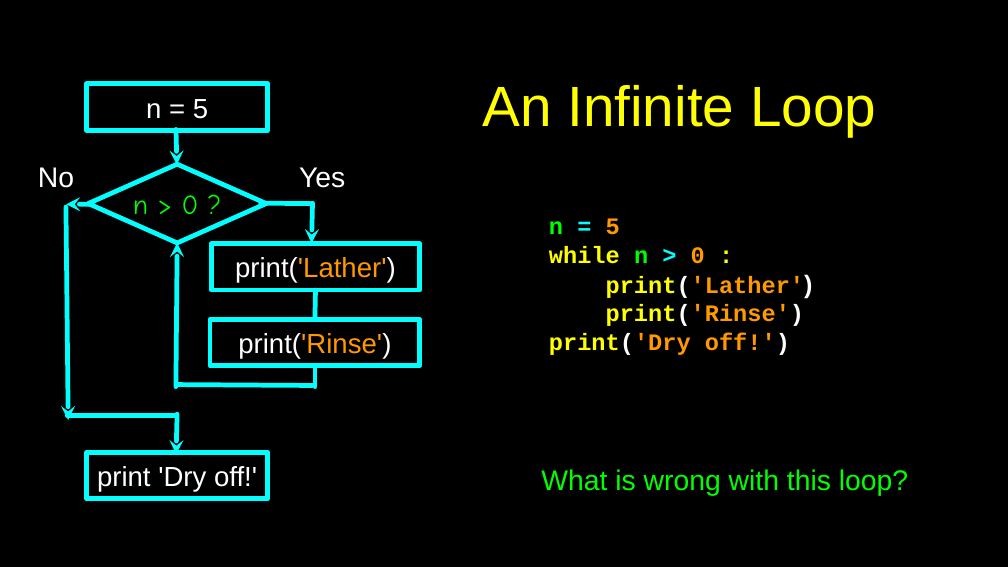
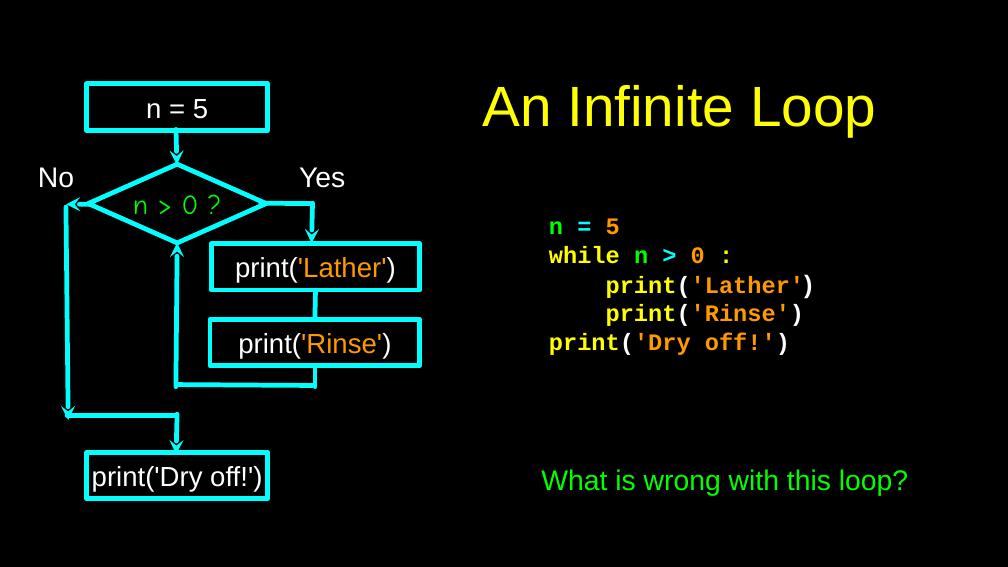
Before and after one commit to csev/py4e, a slide deck: slide 3 of lectures3/Pythonlearn-05-Iterations.pptx. Drawn at 1008x567 pixels with LibreOffice and Linux fonts; fonts in the diff are those of the drawing. Boxes give left, top, right and bottom in pixels: in the first picture for what was removed or moved away, otherwise in the second. Text is boxed around its words. In the diff, an @@ line names an element or a change of style, - is before the commit and + after.

```diff
--- a/lectures3/Pythonlearn-05-Iterations.pptx
+++ b/lectures3/Pythonlearn-05-Iterations.pptx
@@ text in rectangle at [92,466,262,492]: text changed @@
-print 'Dry off!'
+print('Dry off!')
```
Also in this commit, not shown: 3 other slides changed, 7 other files.
